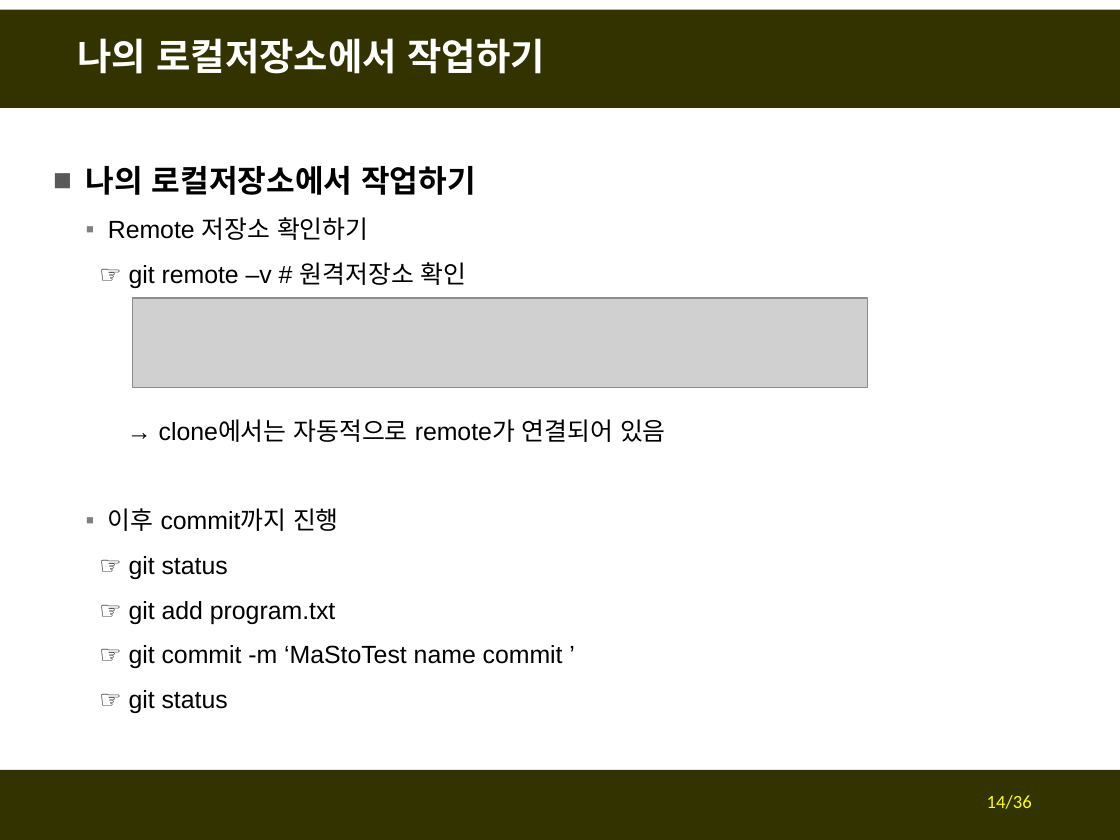
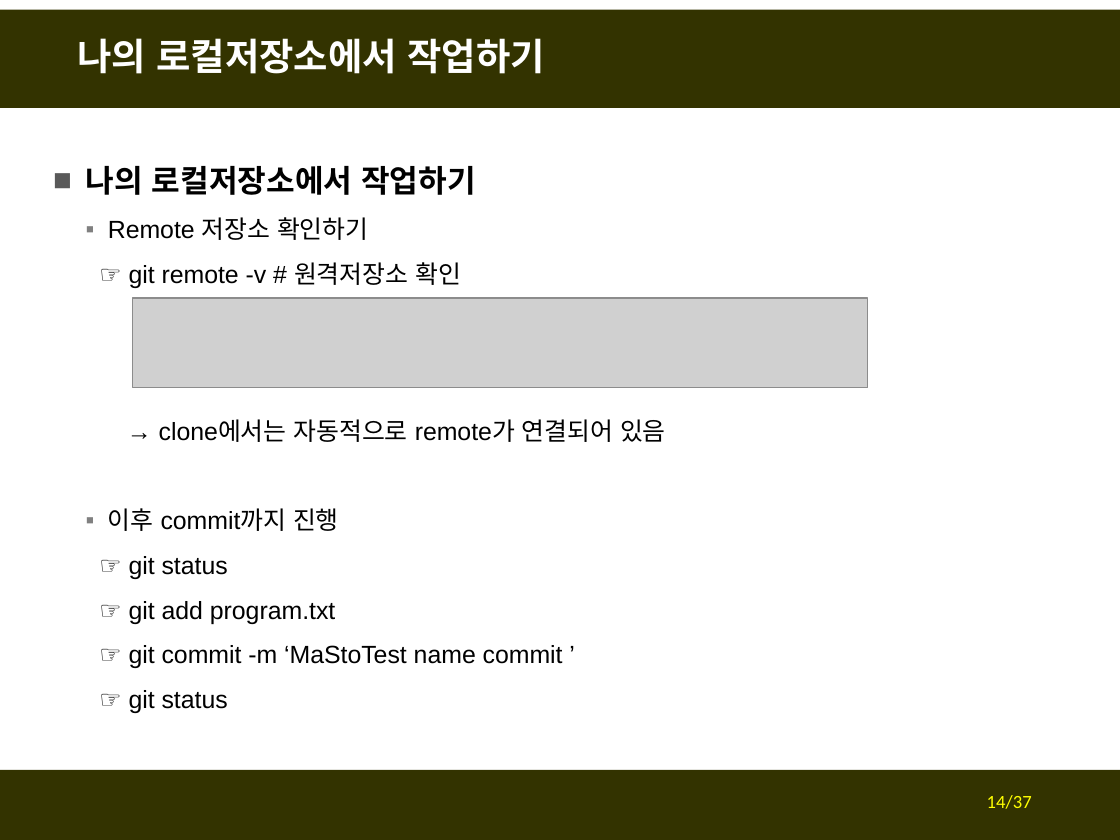
Before and after one commit to fasthill/github-lecture, a slide deck: slide 14 of git및github첫걸음3-forkclonePR.pptx. Drawn at 1120x840 pixels with LibreOffice and Linux fonts; fonts in the diff are those of the drawing; grey boxes stand for pictures. Boxes give left, top, right and bottom in pixels: in the first picture for what was removed or moved away, otherwise in the second. Text is boxed around its words. In the diff, an @@ line names an element or a change of style, - is before the commit and + after.

```diff
--- a/git및github첫걸음3-forkclonePR.pptx
+++ b/git및github첫걸음3-forkclonePR.pptx
@@ text at bbox=[129, 262, 461, 288]: text changed @@
-  ☞ git remote –v # 원격저장소 확인
+  ☞ git remote -v # 원격저장소 확인
@@ page number at bbox=[987, 795, 1032, 809]: text changed @@
-14/36
+14/37
```
Also in this commit, not shown: 1 other slide changed, 1 slide added.
